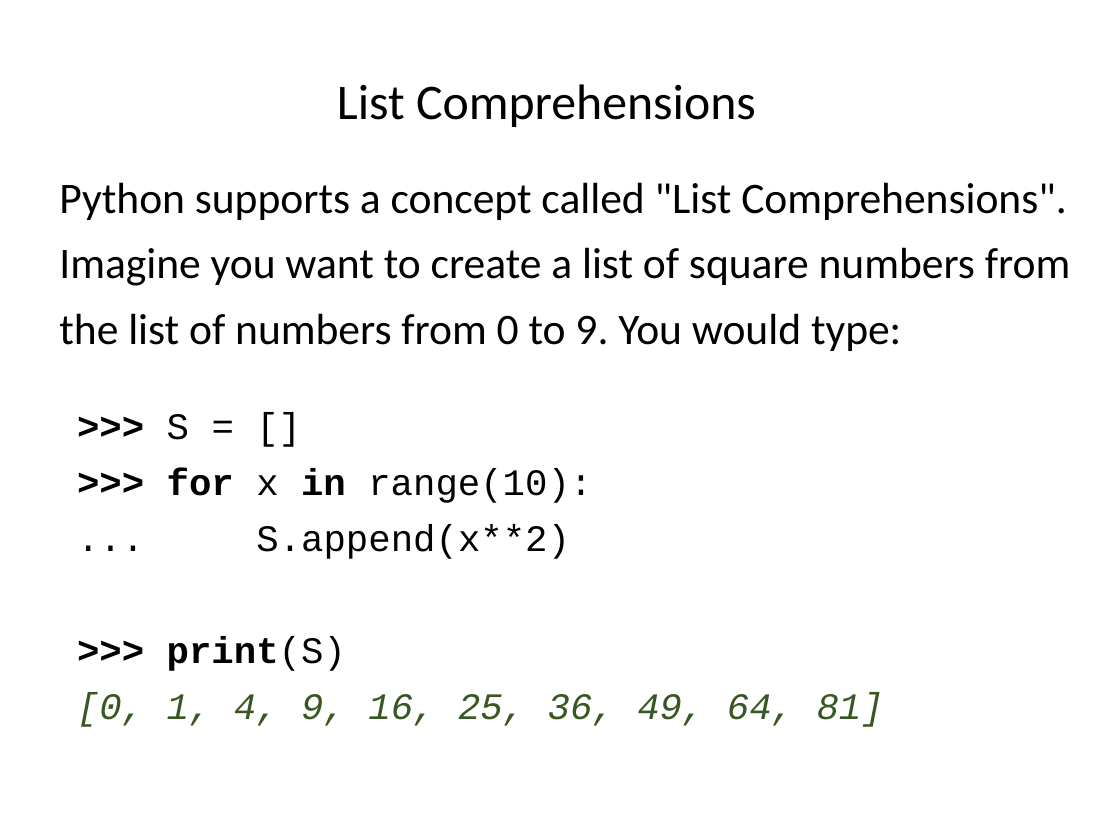
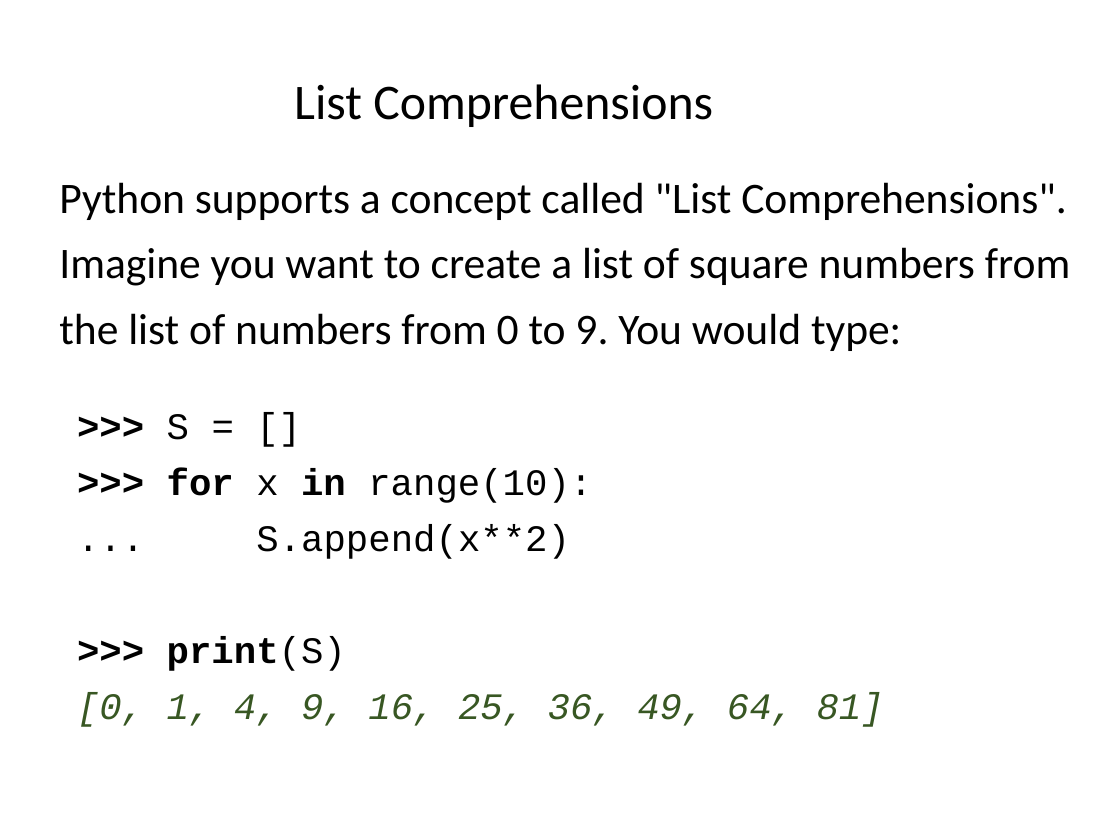
Before and after one commit to ncasuk/ncas-isc, a slide deck: slide 2 of python/presentations/learning_python/09_list_comprehensions.ppt. Drawn at 1120x840 pixels with LibreOffice and Linux fonts; fonts in the diff are those of the drawing; background and template pictures are left out. Boxes give left, top, right and bottom in pixels: in the first picture for what was removed or moved away, otherwise in the second. Text is boxed around its words. In the diff, an @@ line names an element or a change of style, - is before the commit and + after.

Commit message:
Updated title slides of first 10 learning_python presentations

```diff
--- a/python/presentations/learning_python/09_list_comprehensions.ppt
+++ b/python/presentations/learning_python/09_list_comprehensions.ppt
@@ title "List Comprehensions": place and size @@
-title "List Comprehensions" at box(337, 84, 756, 127)
+title "List Comprehensions" at box(294, 84, 713, 127)
```
Also in this commit, not shown: 4 other slides changed, 9 other files.
